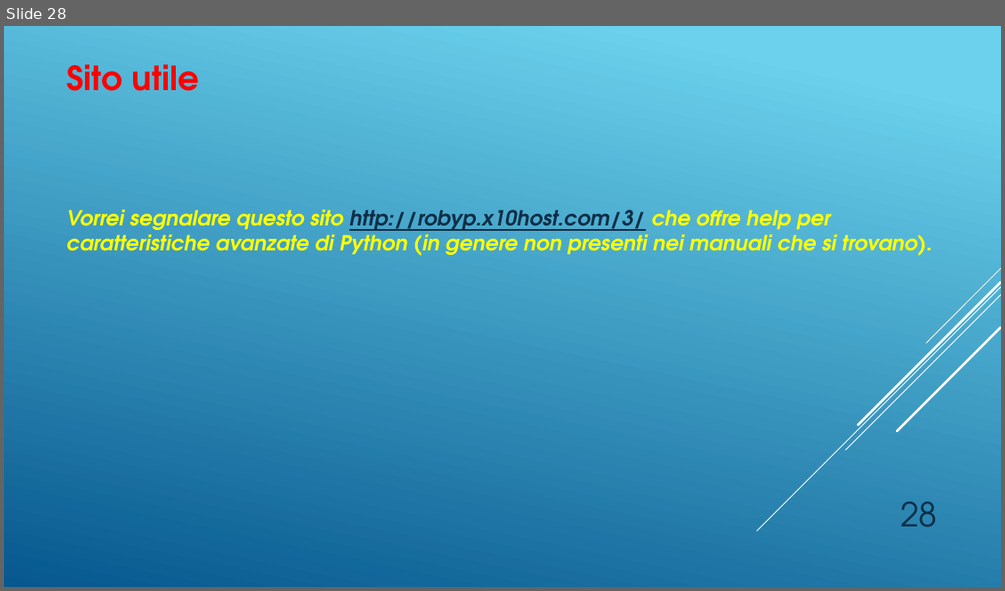
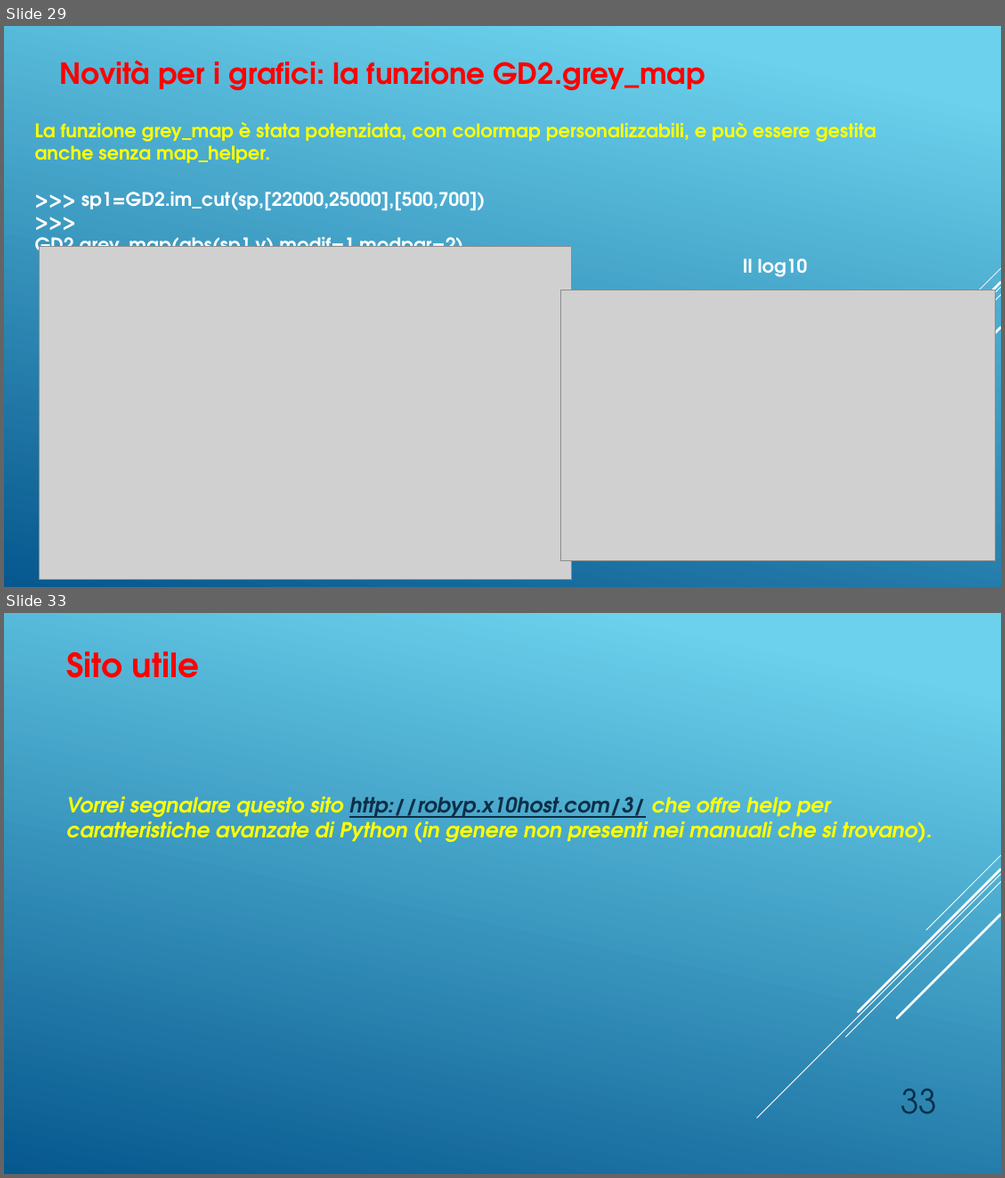
Before and after one commit to SerFrasca/SnagPy, a slide deck: doc/SnagPy04.pptx. Shown one above the other, each under a label of ours: slide 28 before the commit, slides 29 and 33 after it; the slides between them are not shown. The pictures are 1005x591 and 1005x1178 pixels, drawn with LibreOffice and Linux fonts; fonts in the diff are those of the drawing; grey boxes stand for pictures. Boxes give left, top, right and bottom in pixels: in the first picture for what was removed or moved away, otherwise in the second. Text is boxed around its words. In the diff, an @@ line names an element or a change of style, - is before the commit and + after.

```diff
--- a/doc/SnagPy04.pptx
+++ b/doc/SnagPy04.pptx
@@ slide 29 added at box(4, 26, 1001, 587), background gradient #6ED2EB to #06588E; not listed: 5 template elements that a slide beside it also shows @@
@@ text added at box(60, 60, 705, 91), 28 pt, text #FF0000, bold @@
+Novità per i grafici: la funzione GD2.grey_map
@@ text added at box(35, 122, 876, 163), 18 pt, text #FFFF00, bold @@
+La funzione grey_map è stata potenziata, con colormap personalizzabili, e può essere gestita anche senza map_helper.
@@ text added at box(35, 192, 485, 259), 18 pt, text #FFFFFF, bold @@
+>>> sp1=GD2.im_cut(sp,[22000,25000],[500,700])
+>>> GD2.grey_map(abs(sp1.y),modif=1,modpar=2)
@@ picture added at box(40, 247, 573, 580) @@
@@ text added at box(743, 258, 808, 277), 18 pt, text #FFFFFF, bold @@
+Il log10
@@ picture added at box(561, 290, 995, 562) @@
@@ what was slide 28 is now slide 33 @@
@@ page number at box(900, 1088, 937, 1114): text changed @@
-28
+33
```
Also in this commit, not shown: 6 slides changed, 4 other slides added, 3 other files.
